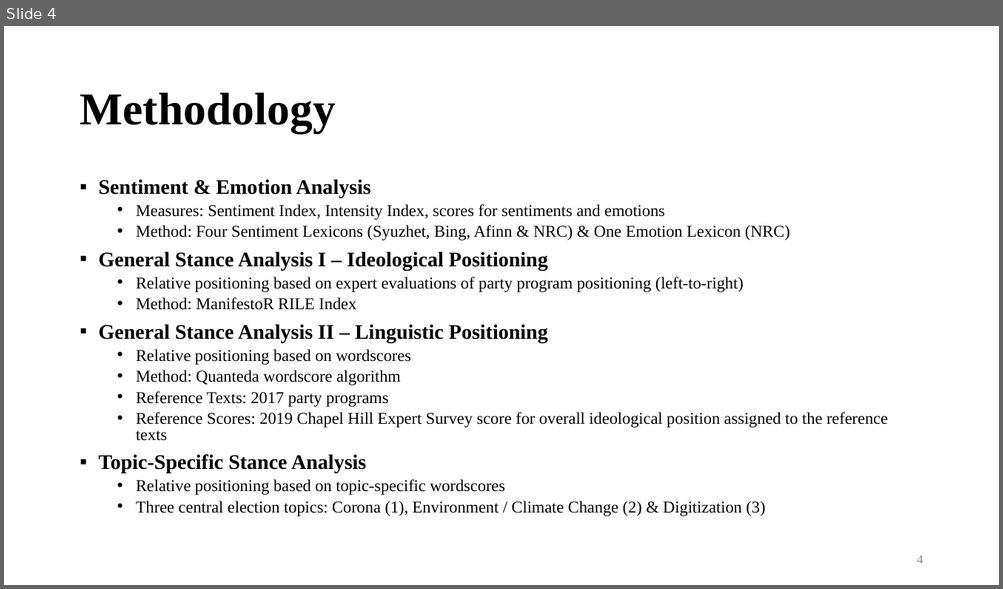
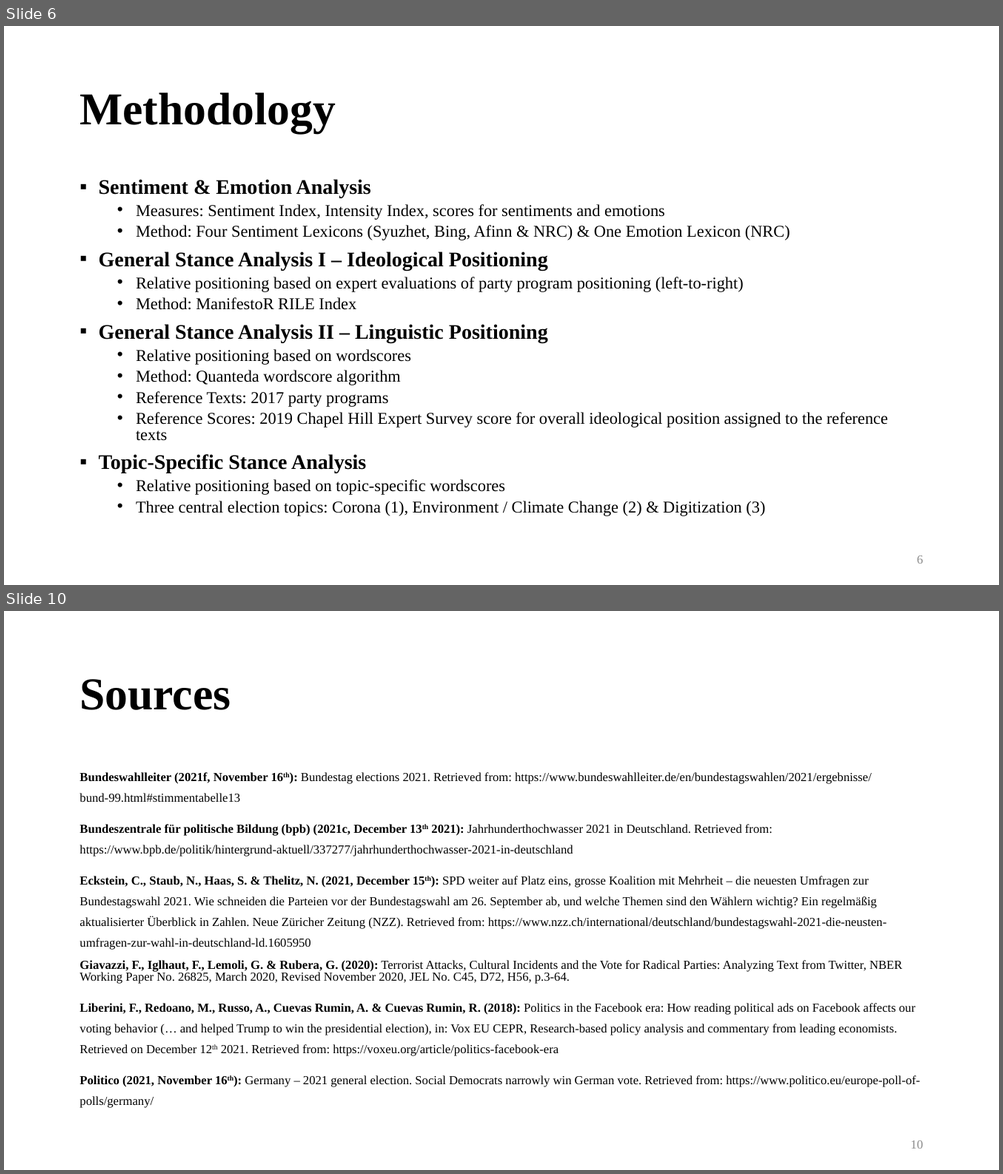
Before and after one commit to philippklaeger/Gaining-The-Competitive-Edge, a slide deck: thesis/Short Presentation.pptx. Shown one above the other, each under a label of ours: slide 4 before the commit, slides 6 and 10 after it; the slides between them are not shown. The pictures are 1003x589 and 1003x1174 pixels, drawn with LibreOffice and Linux fonts; fonts in the diff are those of the drawing. Boxes give left, top, right and bottom in pixels: in the first picture for what was removed or moved away, otherwise in the second. Text is boxed around its words. In the diff, an @@ line names an element or a change of style, - is before the commit and + after.

```diff
--- a/thesis/Short Presentation.pptx
+++ b/thesis/Short Presentation.pptx
@@ slide 10 added at [4,611,999,1170], background #FFFFFF @@
@@ title added at [79,679,230,710], 44 pt, text #000000, bold @@
+Sources
@@ text added at [79,772,919,1108], 11.9 pt, text #000000 @@
+Bundeswahlleiter (2021f, November 16th): Bundestag elections 2021. Retrieved from: https://www.bundeswahlleiter.de/en/bundestagswahlen/2021/ergebnisse/bund-99.html#stimmentabelle13
+Bundeszentrale für politische Bildung (bpb) (2021c, December 13th 2021): Jahrhunderthochwasser 2021 in Deutschland. Retrieved from: https://www.bpb.de/politik/hintergrund-aktuell/337277/jahrhunderthochwasser-2021-in-deutschland
+Eckstein, C., Staub, N., Haas, S. & Thelitz, N. (2021, December 15th): SPD weiter auf Platz eins, grosse Koalition mit Mehrheit – die neuesten Umfragen zur Bundestagswahl 2021. Wie schneiden die Parteien vor der Bundestagswahl am 26. September ab, und welche Themen sind den Wählern wichtig? Ein regelmäßig aktualisierter Überblick in Zahlen. Neue Züricher Zeitung (NZZ). Retrieved from: https://www.nzz.ch/international/deutschland/bundestagswahl-2021-die-neusten-umfragen-zur-wahl-in-deutschland-ld.1605950
+Giavazzi, F., Iglhaut, F., Lemoli, G. & Rubera, G. (2020): Terrorist Attacks, Cultural Incidents and the Vote for Radical Parties: Analyzing Text from Twitter, NBER Working Paper No. 26825, March 2020, Revised November 2020, JEL No. C45, D72, H56, p.3-64.
+Liberini, F., Redoano, M., Russo, A., Cuevas Rumin, A. & Cuevas Rumin, R. (2018): Politics in the Facebook era: How reading political ads on Facebook affects our voting behavior (… and helped Trump to win the presidential election), in: Vox EU CEPR, Research-based policy analysis and commentary from leading economists. Retrieved on December 12th 2021. Retrieved from: https://voxeu.org/article/politics-facebook-era
+Politico (2021, November 16th): Germany – 2021 general election. Social Democrats narrowly win German vote. Retrieved from: https://www.politico.eu/europe-poll-of-polls/germany/
@@ page number added at [910,1141,923,1149], 12 pt, text #8C8C8C @@
+10
@@ what was slide 4 is now slide 6 @@
@@ page number at [916,556,922,564]: text changed @@
-4
+6
```
Also in this commit, not shown: 5 slides changed, 3 other slides added, 2 other files.
